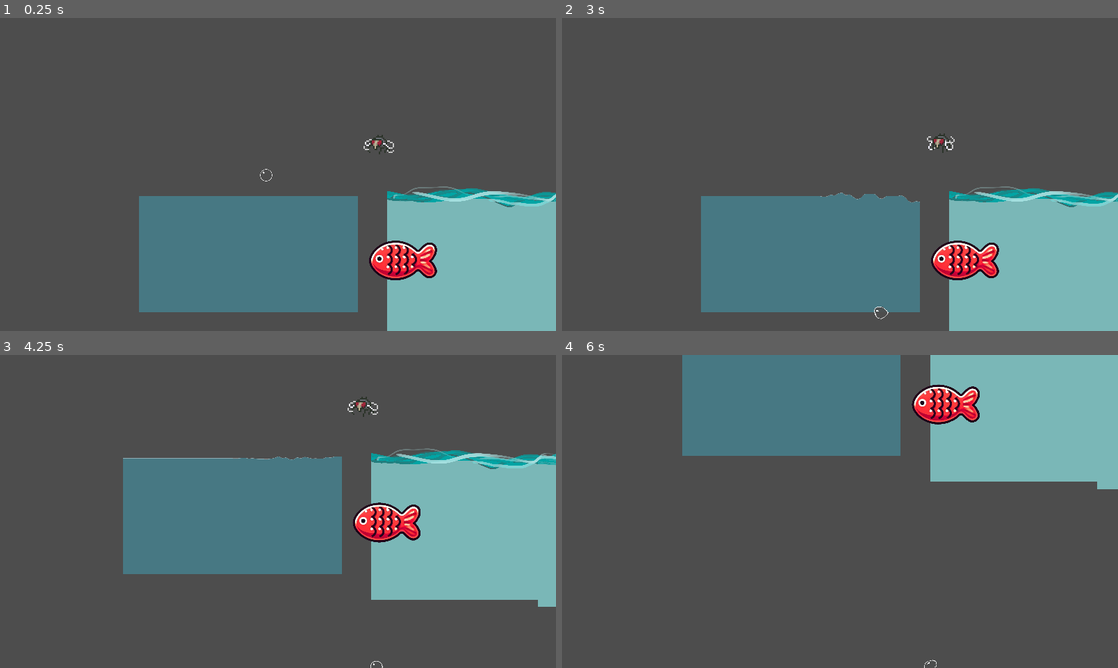
Above: before the commit, frames 1-4 (two rows, left to right).
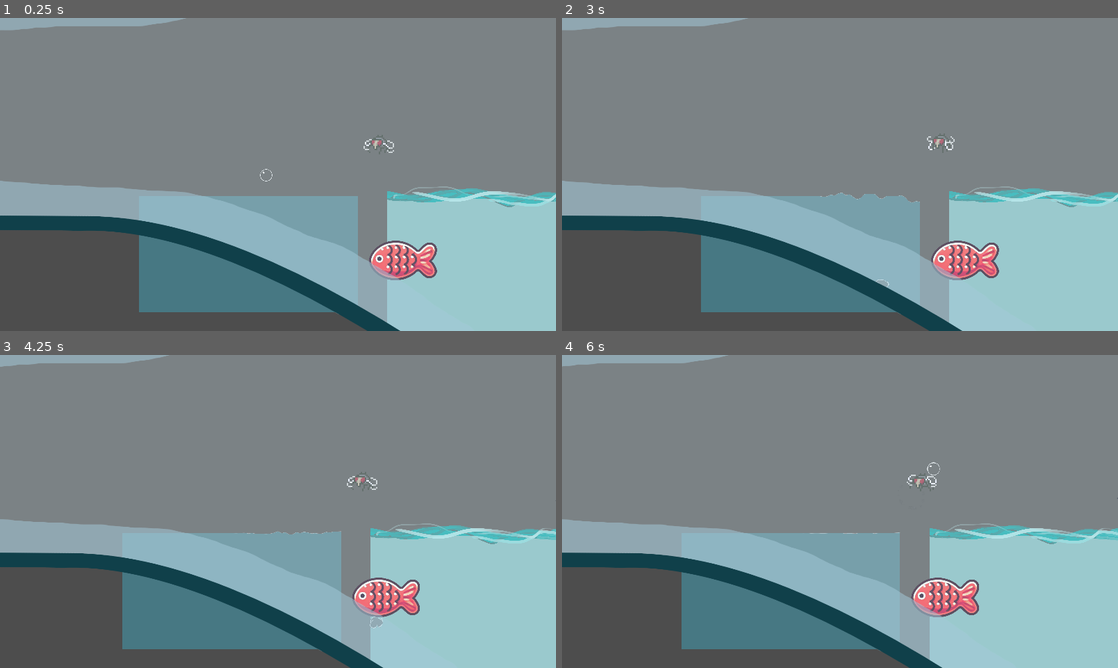
Above: after the commit, the same moments.

Repository: bcrandall0520/BubbleBois
Game: Godot game, scene res://test_main.tscn
The game is run twice, just before and just after one commit, with the same random seed, the same clock (stepped at 60 frames per second) and the same inputs.
Inputs (mouse positions are in pixels of both pictures, inside the frame that each line leads up to):
- Up to frame 1 (0.25 s): no input
- Up to frame 2 (3 s): tap Enter at 0.5 s; move the mouse to (962, 158) at 0.52 s; hold Down (player_1_fast_fall) 0.53-1.28 s; hold Right (player_1_right) 0.53-2.03 s; click (962, 158) at 0.67 s; tap Up (player_1_jump) at 0.77, 0.8, 1.07, 1.35, 1.52, 1.82, 2.3 s; move the mouse to (728, 190) at 1.27 s; tap Down (player_1_fast_fall) at 1.55 s; move the mouse to (895, 105) at 2.02 s; hold Left (player_1_left) 2.03-2.78 s; hold Down (player_1_fast_fall) 2.03-2.78 s; move the mouse to (812, 237) at 2.77 s; hold Right (player_1_right) from 2.78 s (still down); tap A (player_2_left) at 2.85 s; click (812, 237) at 2.92 s
- Up to frame 3 (4.25 s): keep holding Right (player_1_right); tap Up (player_1_jump) at 3.02, 3.32, 3.77, 3.8, 4.07 s; tap Down (player_1_fast_fall) at 3.05 s; move the mouse to (444, 558) at 3.52 s; tap D (player_2_right) at 3.6 s
- Up to frame 4 (6 s): move the mouse to (673, 464) at 4.27 s; release Right (player_1_right) at 4.28 s; hold Left (player_1_left) 4.28-5.03 s; tap Down (player_1_fast_fall) at 4.35, 5.85 s; tap Up (player_1_jump) at 4.52, 4.82, 5.1 s; move the mouse to (867, 511) at 5.02 s; hold Right (player_1_right) 5.03-5.78 s; click (867, 511) at 5.17 s; move the mouse to (756, 433) at 5.77 s; hold Left (player_1_left) from 5.78 s (still down)

The runs differ from the first frame. In frame 1, 84% of the frame differs, in the area x 0-100%, y 0-100%; in frame 2, 84%; in frame 3, 90%; in frame 4, 91%.

Commit message:
bottle achieved

Diff:
--- /dev/null
+++ b/bottle.tscn
@@ -0,0 +1,89 @@
+[gd_scene load_steps=4 format=3 uid="uid://dtcv8rtyjrq4d"]
+
+[ext_resource type="Texture2D" uid="uid://dpxwhfmwdgni" path="res://assets/backgrounds/glass_bottle_v2.png" id="1_u764x"]
+
+[sub_resource type="RectangleShape2D" id="RectangleShape2D_jyrku"]
+size = Vector2(2908.23, 477.336)
+
+[sub_resource type="RectangleShape2D" id="RectangleShape2D_eijdr"]
+size = Vector2(16249, 806.057)
+
+[node name="Node2D" type="Node2D"]
+
+[node name="GlassBottleV2" type="Sprite2D" parent="."]
+position = Vector2(30628, -1309)
+scale = Vector2(9.2047, 5.62413)
+texture = ExtResource("1_u764x")
+
+[node name="StaticBody2D" type="StaticBody2D" parent="." groups=["wall"]]
+collision_layer = 17
+collision_mask = 16
+
+[node name="smallRect6" type="CollisionShape2D" parent="StaticBody2D"]
+position = Vector2(61118, -7982)
+rotation = 0.540244
+shape = SubResource("RectangleShape2D_jyrku")
+
+[node name="bigRect5" type="CollisionShape2D" parent="StaticBody2D"]
+position = Vector2(51824, 6672)
+shape = SubResource("RectangleShape2D_eijdr")
+
+[node name="bigRect6" type="CollisionShape2D" parent="StaticBody2D"]
+position = Vector2(61974, -840)
+rotation = 1.5697
+shape = SubResource("RectangleShape2D_eijdr")
+
+[node name="bigRect4" type="CollisionShape2D" parent="StaticBody2D"]
+position = Vector2(35791, 6708)
+shape = SubResource("RectangleShape2D_eijdr")
+
+[node name="smallRect4" type="CollisionShape2D" parent="StaticBody2D"]
+position = Vector2(61057, 5511)
+rotation = -0.777037
+shape = SubResource("RectangleShape2D_jyrku")
+
+[node name="smallRect2" type="CollisionShape2D" parent="StaticBody2D"]
+position = Vector2(18053, -3908)
+rotation = 2.75307
+shape = SubResource("RectangleShape2D_jyrku")
+
+[node name="bigRect3" type="CollisionShape2D" parent="StaticBody2D"]
+position = Vector2(25730, 6291)
+rotation = 0.526936
+shape = SubResource("RectangleShape2D_eijdr")
+
+[node name="bigRect" type="CollisionShape2D" parent="StaticBody2D"]
+position = Vector2(8124.5, 1392)
+shape = SubResource("RectangleShape2D_eijdr")
+
+[node name="smallRect" type="CollisionShape2D" parent="StaticBody2D"]
+position = Vector2(17539.9, 1686.9)
+rotation = 0.270122
+shape = SubResource("RectangleShape2D_jyrku")
+
+[node name="bigRect2" type="CollisionShape2D" parent="StaticBody2D"]
+position = Vector2(8626, -3545)
+shape = SubResource("RectangleShape2D_eijdr")
+
+[node name="smallRect3" type="CollisionShape2D" parent="StaticBody2D"]
+position = Vector2(26812, 6321)
+rotation = 0.254854
+shape = SubResource("RectangleShape2D_jyrku")
+
+[node name="bigRect7" type="CollisionShape2D" parent="StaticBody2D"]
+position = Vector2(52639, -8805)
+shape = SubResource("RectangleShape2D_eijdr")
+
+[node name="bigRect8" type="CollisionShape2D" parent="StaticBody2D"]
+position = Vector2(36528, -8805)
+shape = SubResource("RectangleShape2D_eijdr")
+
+[node name="bigRect9" type="CollisionShape2D" parent="StaticBody2D"]
+position = Vector2(25129, -8363)
+rotation = -0.565059
+shape = SubResource("RectangleShape2D_eijdr")
+
+[node name="smallRect5" type="CollisionShape2D" parent="StaticBody2D"]
+position = Vector2(27067, -8439)
+rotation = 3.04309
+shape = SubResource("RectangleShape2D_jyrku")
--- a/components/player/character_body_2d.gd
+++ b/components/player/character_body_2d.gd
@@ -10,59 +10,64 @@
 signal dead
 
 func _ready():
-    var in_water = false
-    var fastfalling = false
+	var in_water = false
+	var fastfalling = false
 
 func _physics_process(delta: float) -> void:
-    # Add the gravity.
-    if not in_water:
-        if fastfalling:
-            velocity += get_gravity() * delta * 4
-        else:
-            velocity += get_gravity() * delta * 0.8
-        velocity.y -= velocity.y * delta * 0.7
-    else:
-        if fastfalling and velocity.y > 0:
-            velocity -= get_gravity() * delta * 2
-        else:
-            velocity -= get_gravity() * delta * 4
-        velocity.y -= velocity.y * delta * 0.7
-        fastfalling = false
+	# Add the gravity.
+	if not in_water:
+		if fastfalling:
+			velocity += get_gravity() * delta * 4
+		else:
+			velocity += get_gravity() * delta * 0.8
+		velocity.y -= velocity.y * delta * 0.7
+	else:
+		if fastfalling and velocity.y > 0:
+			velocity -= get_gravity() * delta * 2
+		else:
+			velocity -= get_gravity() * delta * 4
+		velocity.y -= velocity.y * delta * 0.7
+		fastfalling = false
 
 
-    # Handle jump.
-    if Input.is_action_just_pressed("player_1_jump"):
-        if in_water:
-            velocity.y = JUMP_VELOCITY
-    if Input.is_action_just_pressed("player_1_fast_fall"):
-        velocity.y = FAST_FALL_VELOCITY
+	# Handle jump.
+	if Input.is_action_just_pressed("player_1_jump"):
+		if in_water:
+			velocity.y = JUMP_VELOCITY
+	if Input.is_action_just_pressed("player_1_fast_fall"):
+		velocity.y = FAST_FALL_VELOCITY
 
-    if Input.is_action_pressed("player_1_fast_fall"):
-        fastfalling = true
-    else:
-        fastfalling = false
+	if Input.is_action_pressed("player_1_fast_fall"):
+		fastfalling = true
+	else:
+		fastfalling = false
 
 
-    # Get the input direction and handle the movement/deceleration.
-    # As good practice, you should replace UI actions with custom gameplay actions.
-    var direction := Input.get_axis("player_1_left", "player_1_right")
-    if direction:
-        velocity.x = direction * SPEED
-    else:
-        velocity.x = move_toward(velocity.x, 0, SPEED)
+	# Get the input direction and handle the movement/deceleration.
+	# As good practice, you should replace UI actions with custom gameplay actions.
+	var direction := Input.get_axis("player_1_left", "player_1_right")
+	if direction:
+		velocity.x = direction * SPEED
+	else:
+		velocity.x = move_toward(velocity.x, 0, SPEED)
 
-    move_and_slide()
+	move_and_slide()
 
 func pushup(force: float):
-    in_water = true
+	in_water = true
 
 func leftTheWater():
-    in_water = false
+	in_water = false
 
 func pop():
-    get_parent().get_child(0).visible = false
-    const BUBLE_POP = preload("res://assets/bubble/bubble_pop.tscn")
-    var pop = BUBLE_POP.instantiate()
-    get_parent().add_child(pop)
-    pop.global_position = global_position
-    #get_tree().paused = true
+	get_parent().get_child(0).visible = false
+	const BUBLE_POP = preload("res://assets/bubble/bubble_pop.tscn")
+	var pop = BUBLE_POP.instantiate()
+	get_parent().add_child(pop)
+	pop.global_position = global_position
+	#get_tree().paused = true
+
+
+func _on_area_2d_body_entered(body: Node2D) -> void:
+	if body.is_in_group("wall"):
+		velocity.y = velocity.y * -0.0
--- a/components/player/player.tscn
+++ b/components/player/player.tscn
@@ -191,6 +191,9 @@
 [sub_resource type="CircleShape2D" id="CircleShape2D_kephs"]
 radius = 100.02
 
+[sub_resource type="CircleShape2D" id="CircleShape2D_2lysv"]
+radius = 123.016
+
 [node name="Bubble" type="Node2D"]
 light_mask = 7
 visibility_layer = 7
@@ -323,6 +326,7 @@
 [node name="Bone-8" type="Bone2D" parent="SoftBody2D/Skeleton2D"]
 position = Vector2(16, 3)
 rotation = 2.47758
+scale = Vector2(1, 1)
 rest = Transform2D(-0.787525, 0.616283, -0.616283, -0.787525, 16, 3)
 auto_calculate_length_and_angle = false
 length = 8.0
@@ -375,6 +379,7 @@
 [node name="Bone-12" type="Bone2D" parent="SoftBody2D/Skeleton2D"]
 position = Vector2(16, 29)
 rotation = -2.47758
+scale = Vector2(1, 1)
 rest = Transform2D(-0.787525, -0.616283, 0.616283, -0.787525, 16, 29)
 auto_calculate_length_and_angle = false
 length = 8.0
@@ -440,6 +445,7 @@
 [node name="Bone-17" type="Bone2D" parent="SoftBody2D/Skeleton2D"]
 position = Vector2(23.2657, 29.1251)
 rotation = -0.805855
+scale = Vector2(1, 1)
 rest = Transform2D(0.692495, -0.721423, 0.721423, 0.692495, 23.2657, 29.1251)
 auto_calculate_length_and_angle = false
 length = 8.0
@@ -1663,7 +1669,7 @@
 
 [node name="CharacterBody2D" type="CharacterBody2D" parent="." groups=["players"]]
 collision_layer = 2
-collision_mask = 2
+collision_mask = 18
 script = ExtResource("3_ksp00")
 
 [node name="CollisionShape2D" type="CollisionShape2D" parent="CharacterBody2D"]
@@ -1700,3 +1706,13 @@
 position = Vector2(0, 100)
 node_a = NodePath("..")
 node_b = NodePath("../../SoftBody2D/Bone-12")
+
+[node name="Area2D" type="Area2D" parent="CharacterBody2D"]
+collision_layer = 17
+collision_mask = 17
+
+[node name="CollisionShape2D" type="CollisionShape2D" parent="CharacterBody2D/Area2D"]
+shape = SubResource("CircleShape2D_2lysv")
+debug_color = Color(0.646841, 0.440825, 0.731853, 0.42)
+
+[connection signal="body_entered" from="CharacterBody2D/Area2D" to="CharacterBody2D" method="_on_area_2d_body_entered"]
--- a/scripts/player.gd
+++ b/scripts/player.gd
@@ -208,7 +208,7 @@
 			_sprite.play("walk")
 		_sprite.flip_h = velocity.x < 0
 
-	move_and_slide()
+	move_and_collide(velocity)
 
 	coyote_timer -= delta
 	jump_buffer_timer -= delta
--- a/test_main.tscn
+++ b/test_main.tscn
@@ -1,12 +1,13 @@
-[gd_scene load_steps=8 format=3 uid="uid://3u1jg47oq7g1"]
+[gd_scene load_steps=9 format=3 uid="uid://3u1jg47oq7g1"]
 
-[ext_resource type="PackedScene" uid="uid://dkyy5k123bd1t" path="res://components/platform/water_rect.tscn" id="1_0vtug"]
+[ext_resource type="PackedScene" path="res://components/platform/water_rect.tscn" id="1_0vtug"]
 [ext_resource type="PackedScene" uid="uid://b2ggb8u700kab" path="res://components/player/player.tscn" id="1_rmo0b"]
 [ext_resource type="PackedScene" uid="uid://bu242yxe3prvx" path="res://components/enemy/fly.tscn" id="3_23shv"]
 [ext_resource type="PackedScene" path="res://components/enemy/ship.tscn" id="3_jibpa"]
 [ext_resource type="PackedScene" uid="uid://baqkr44x8c7kf" path="res://components/platform/springyWater/Scenes/Water_Body.tscn" id="3_tk0fa"]
-[ext_resource type="PackedScene" uid="uid://cmak5xaapxgrf" path="res://components/platform/waterSurface.tscn" id="3_xaq06"]
+[ext_resource type="PackedScene" path="res://components/platform/waterSurface.tscn" id="3_xaq06"]
 [ext_resource type="PackedScene" path="res://components/enemy/Fish.tscn" id="5_ae3ty"]
+[ext_resource type="PackedScene" uid="uid://dtcv8rtyjrq4d" path="res://bottle.tscn" id="8_1ks1f"]
 
 [node name="TestMain" type="Node2D"]
 
@@ -57,3 +58,6 @@
 [node name="Ship" parent="." instance=ExtResource("3_jibpa")]
 position = Vector2(8389, 405)
 scale = Vector2(5, 5)
+
+[node name="Bottle" parent="." instance=ExtResource("8_1ks1f")]
+position = Vector2(-16613, 541)
Not shown: 1 places in components/player/player.tscn that only renumber resources
